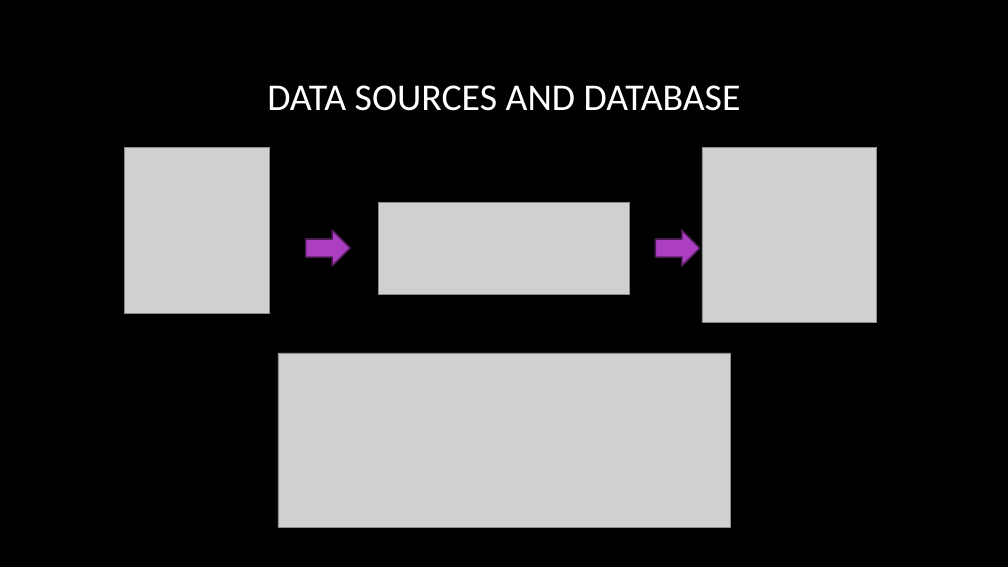
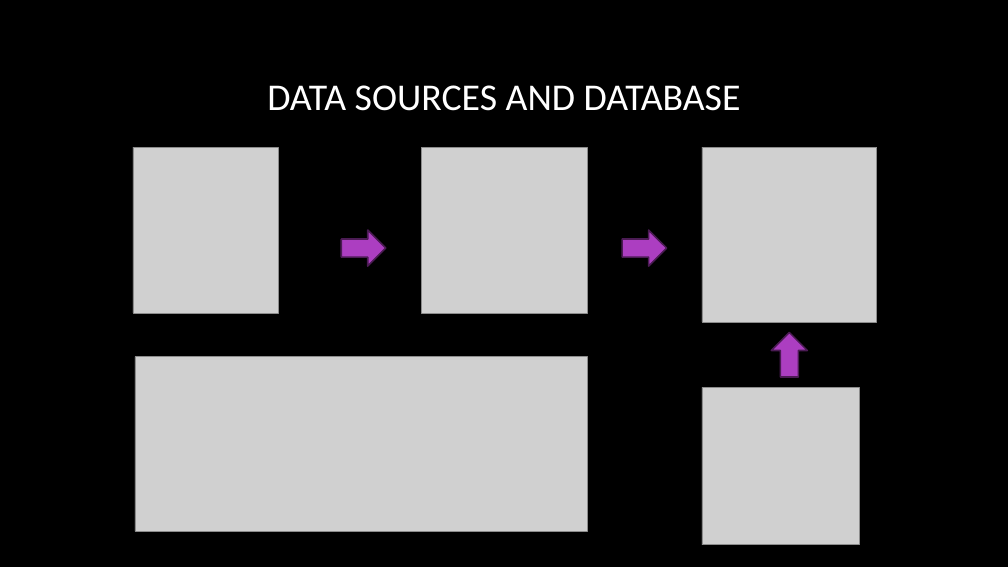
Before and after one commit to shriparna/us-mortality-stats, a slide deck: slide 4 of Presentation/project_03_group_04.pptx. Drawn at 1008x567 pixels with LibreOffice and Linux fonts; fonts in the diff are those of the drawing; grey boxes stand for pictures; background and template pictures are left out. Boxes give left, top, right and bottom in pixels: in the first picture for what was removed or moved away, otherwise in the second. Text is boxed around its words. In the diff, an @@ line names an element or a change of style, - is before the commit and + after.

```diff
--- a/Presentation/project_03_group_04.pptx
+++ b/Presentation/project_03_group_04.pptx
@@ picture: place and size @@
-picture at [125,147,270,313]
+picture at [133,147,278,313]
@@ picture added at [421,147,587,313] @@
@@ picture removed at [378,202,630,294] @@
@@ right arrow: place and size @@
-right arrow at [306,230,350,266]
+right arrow at [341,230,386,266]
@@ right arrow: place and size @@
-right arrow at [656,230,700,266]
+right arrow at [622,230,667,266]
@@ picture: place and size @@
-picture at [278,353,730,528]
+picture at [135,357,587,532]
@@ right arrow added at [772,332,808,377], fill #AC3EC1, outline #4B1B55 1.5 pt @@
@@ picture added at [702,387,859,544] @@
```
Also in this commit, not shown: 4 other slides changed, 1 other file.
